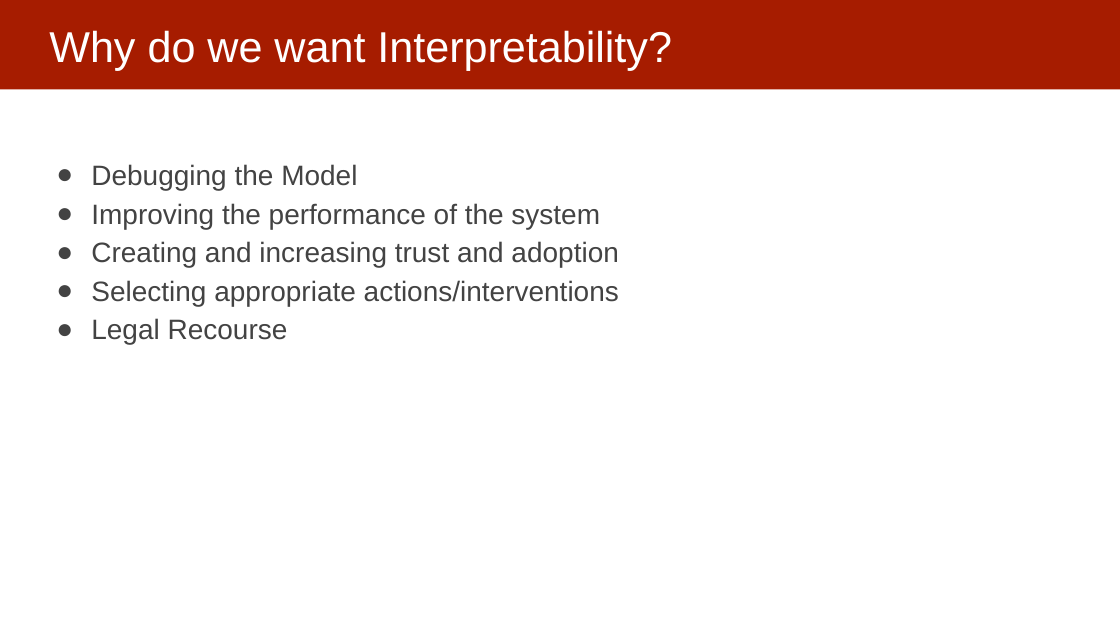
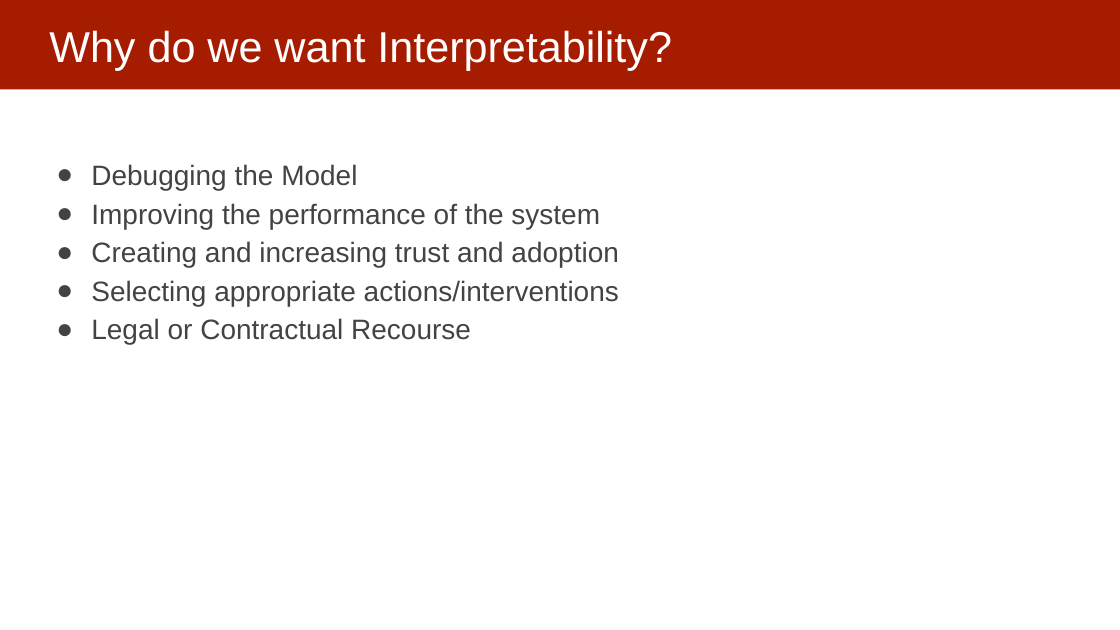
Before and after one commit to dssg/MLinPractice, a slide deck: slide 6 of Lectures/Lecture13-InterpretabilityOverview.pptx. Drawn at 1120x630 pixels with LibreOffice and Linux fonts; fonts in the diff are those of the drawing. Boxes give left, top, right and bottom in pixels: in the first picture for what was removed or moved away, otherwise in the second. Text is boxed around its words. In the diff, an @@ line names an element or a change of style, - is before the commit and + after.

```diff
--- a/Lectures/Lecture13-InterpretabilityOverview.pptx
+++ b/Lectures/Lecture13-InterpretabilityOverview.pptx
@@ text at [91,318,471,345]: text changed @@
-● Legal Recourse
+● Legal or Contractual Recourse
```
Also in this commit, not shown: 3 other slides changed, 6 slides added.
